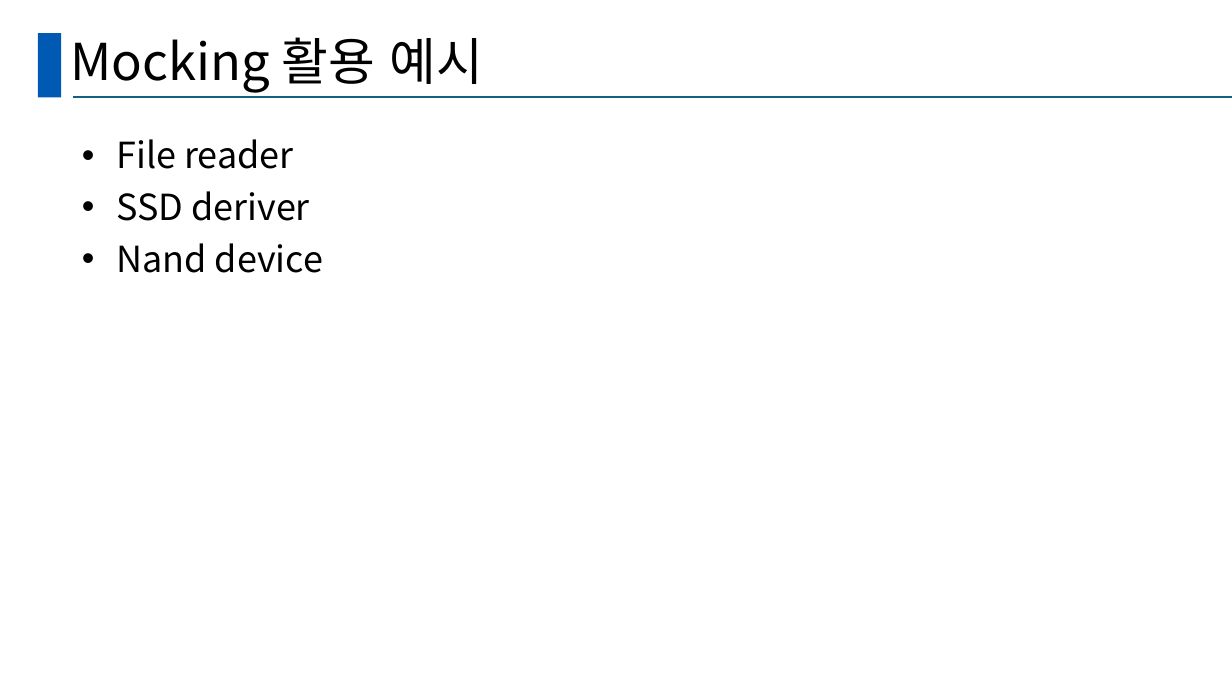
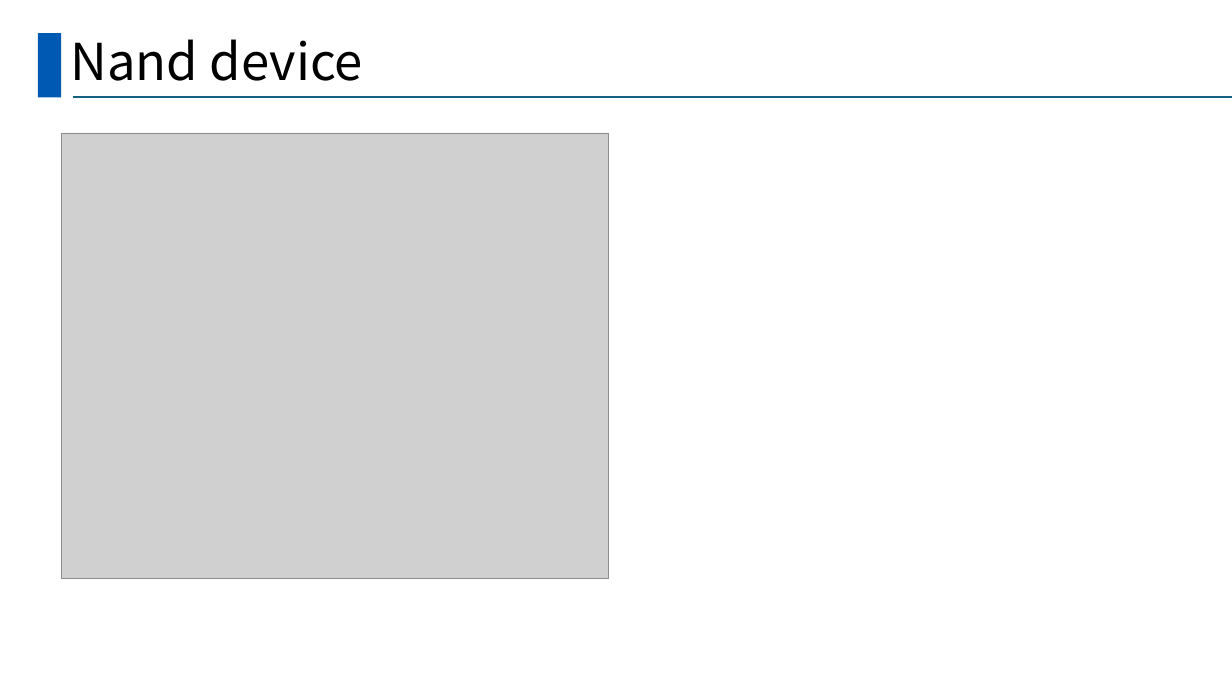
Before and after one commit to hy-ra-na/presentation_Americano, a slide deck: slide 13 of 발표양식.pptx (slide 12 before the commit). Drawn at 1232x693 pixels with LibreOffice and Linux fonts; fonts in the diff are those of the drawing; grey boxes stand for pictures. Boxes give left, top, right and bottom in pixels: in the first picture for what was removed or moved away, otherwise in the second. Text is boxed around its words. In the diff, an @@ line names an element or a change of style, - is before the commit and + after.

```diff
--- a/발표양식.pptx
+++ b/발표양식.pptx
@@ title at bbox=[70, 39, 363, 81]: text changed @@
-Mocking 활용 예시
+Nand device
@@ picture added at bbox=[61, 133, 609, 579] @@
@@ text removed at bbox=[117, 139, 323, 273] @@
-• File reader
-• SSD deriver
-• Nand device
```
Also in this commit, not shown: 3 other slides changed, 2 slides added.
